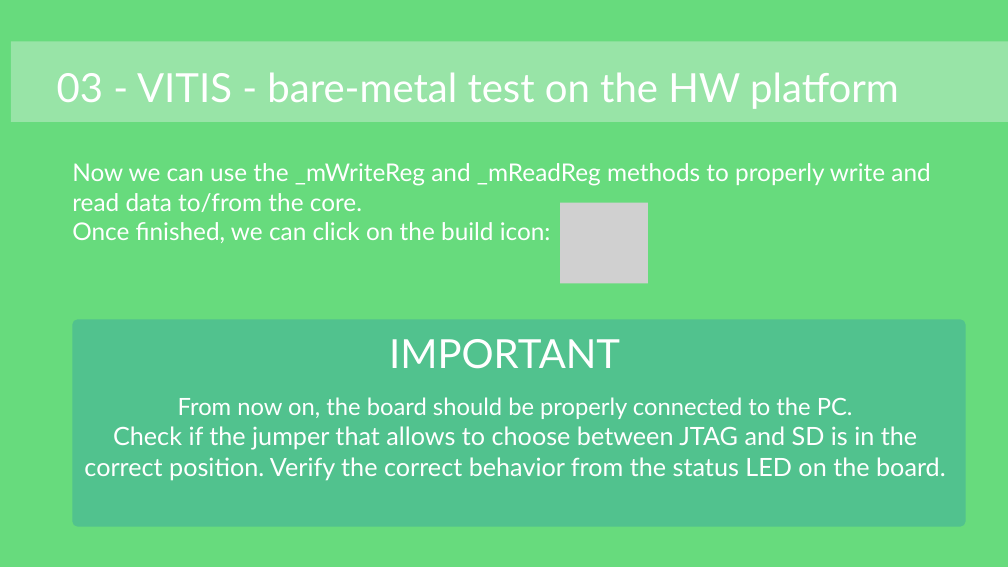
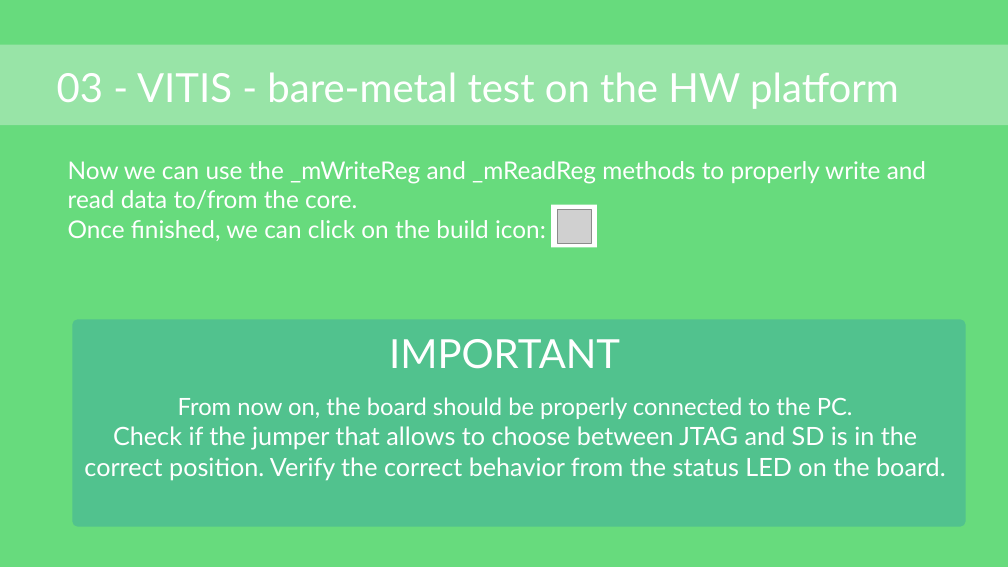
Before and after one commit to japanninja74/OS_aes-cryptocore-driver, a slide deck: slide 19 of docs/presentation.pptx. Drawn at 1008x567 pixels with LibreOffice and Linux fonts; fonts in the diff are those of the drawing; grey boxes stand for pictures. Boxes give left, top, right and bottom in pixels: in the first picture for what was removed or moved away, otherwise in the second. Text is boxed around its words. In the diff, an @@ line names an element or a change of style, - is before the commit and + after.

```diff
--- a/docs/presentation.pptx
+++ b/docs/presentation.pptx
@@ rectangle: place and size @@
-rectangle at bbox=[11, 41, 1008, 122]
+rectangle at bbox=[0, 45, 1008, 125]
@@ text "Now we can use the ...": place and size @@
-text "Now we can use the ..." at bbox=[72, 163, 930, 243]
+text "Now we can use the ..." at bbox=[68, 161, 926, 241]
@@ rectangle added at bbox=[551, 205, 597, 247], fill #FFFFFF @@
@@ picture added at bbox=[557, 209, 591, 243] @@
@@ picture removed at bbox=[560, 203, 648, 283] @@
```
Also in this commit, not shown: 20 other slides changed, 3 slides added, 2 slides removed, 1 other file.
